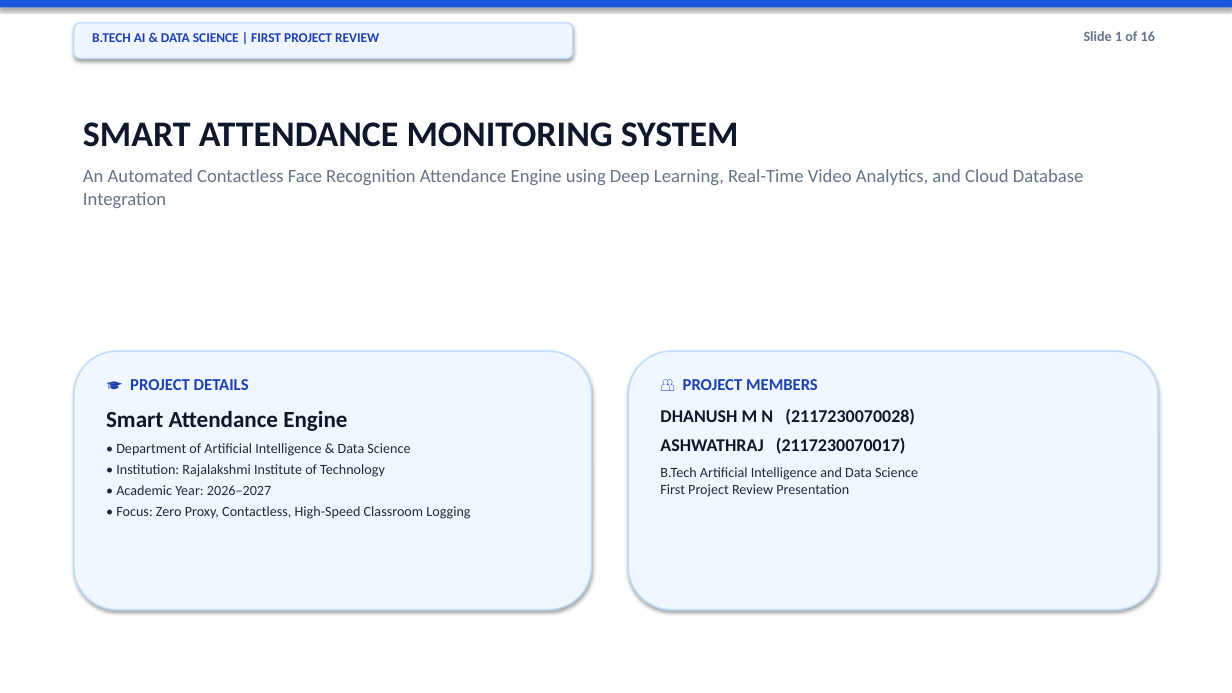
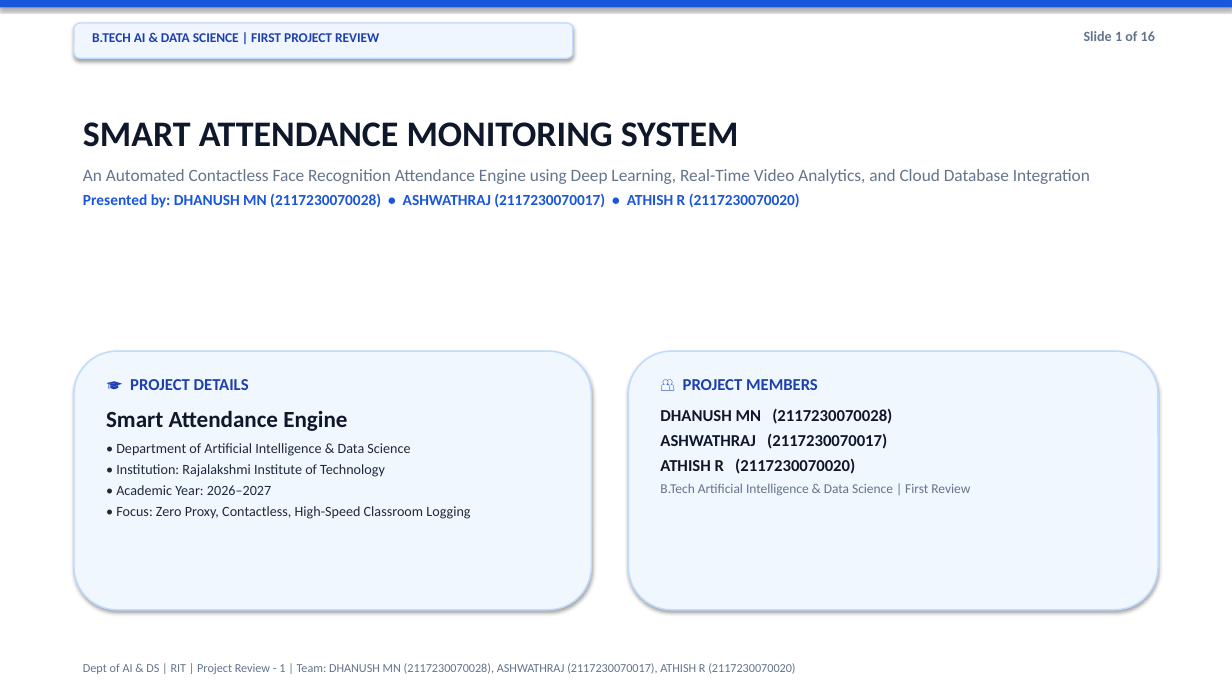
Before and after one commit to deva-2006/govtAutofill, a slide deck: slide 1 of SMART_ATTENDANCE_MONITORING.pptx. Drawn at 1232x693 pixels with LibreOffice and Linux fonts; fonts in the diff are those of the drawing. Boxes give left, top, right and bottom in pixels: in the first picture for what was removed or moved away, otherwise in the second. Text is boxed around its words. In the diff, an @@ line names an element or a change of style, - is before the commit and + after.

Commit message:
Add complete Smart Attendance Monitoring Presentation (PPTX) and Base Paper Review Report (PDF & DOCX) for Dhanush MN, Ashwathraj, Athish R

```diff
--- a/SMART_ATTENDANCE_MONITORING.pptx
+++ b/SMART_ATTENDANCE_MONITORING.pptx
@@ text at (83, 169, 1090, 184): size 14.5 to 13.5 pt in "An Automated Contactless Face Recognition Attendance Engine ..."; more space between paragraphs @@
@@ text at (83, 193, 800, 208): paragraph added @@
+Presented by: DHANUSH MN (2117230070028) • ASHWATHRAJ (2117230070017) • ATHISH R (2117230070020)
@@ text at (660, 409, 892, 424): text changed; size 14 to 13 pt @@
-DHANUSH M N (2117230070028)
+DHANUSH MN (2117230070028)
@@ text at (660, 434, 887, 449): size 14 to 13 pt in "ASHWATHRAJ (2117230070017)"; less space between paragraphs @@
@@ text at (660, 459, 970, 495): text changed; size 11 to 10.5 pt; text colour #1E293B to #64748B @@
-B.Tech Artificial Intelligence and Data Science
-First Project Review Presentation
+ATHISH R (2117230070020)
+B.Tech Artificial Intelligence & Data Science | First Review
@@ text added at (83, 663, 795, 674), 9.5 pt, text #64748B @@
+Dept of AI & DS | RIT | Project Review - 1 | Team: DHANUSH MN (2117230070028), ASHWATHRAJ (2117230070017), ATHISH R (2117230070020)
```
Also in this commit, not shown: 15 other slides changed, 6 other files.
